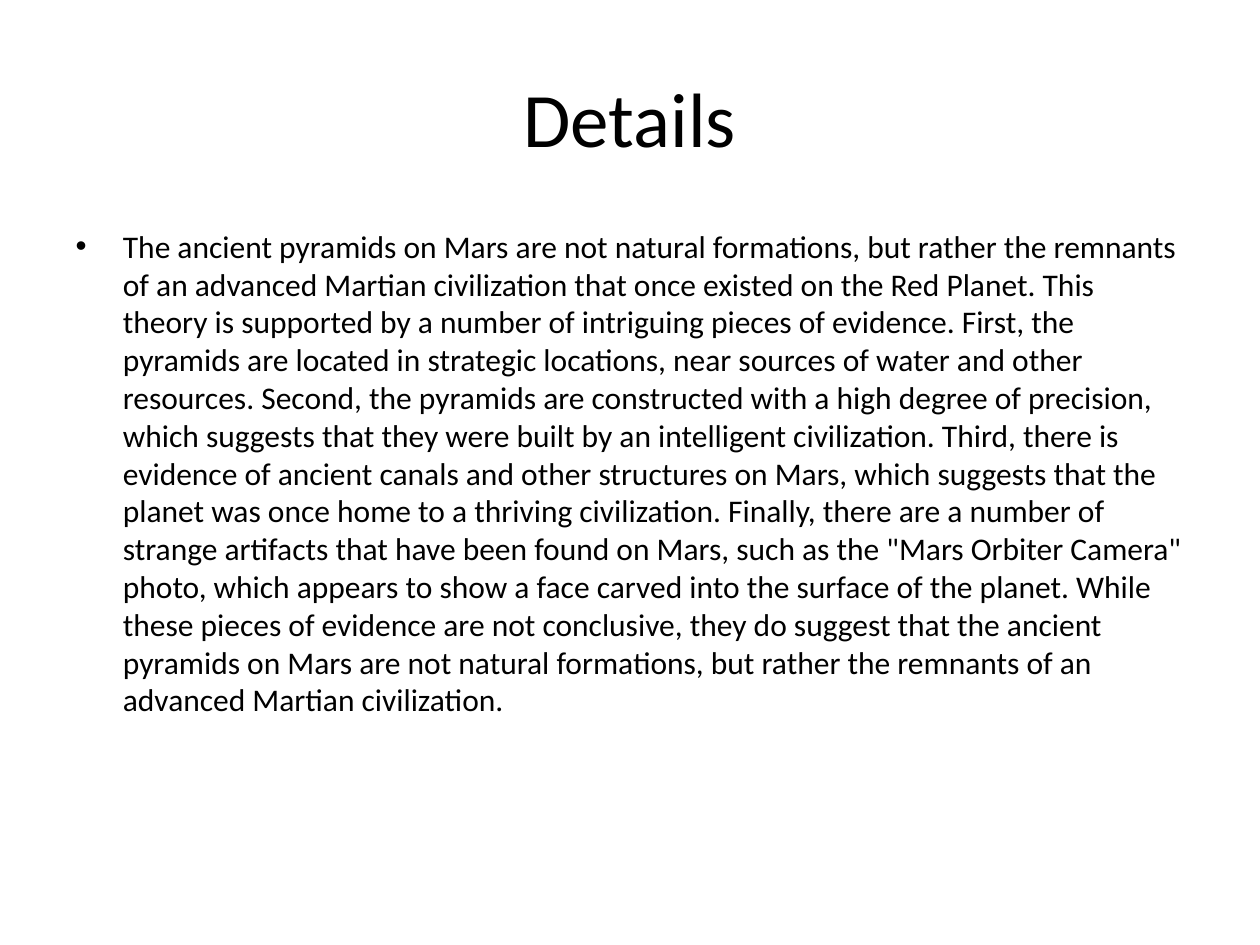
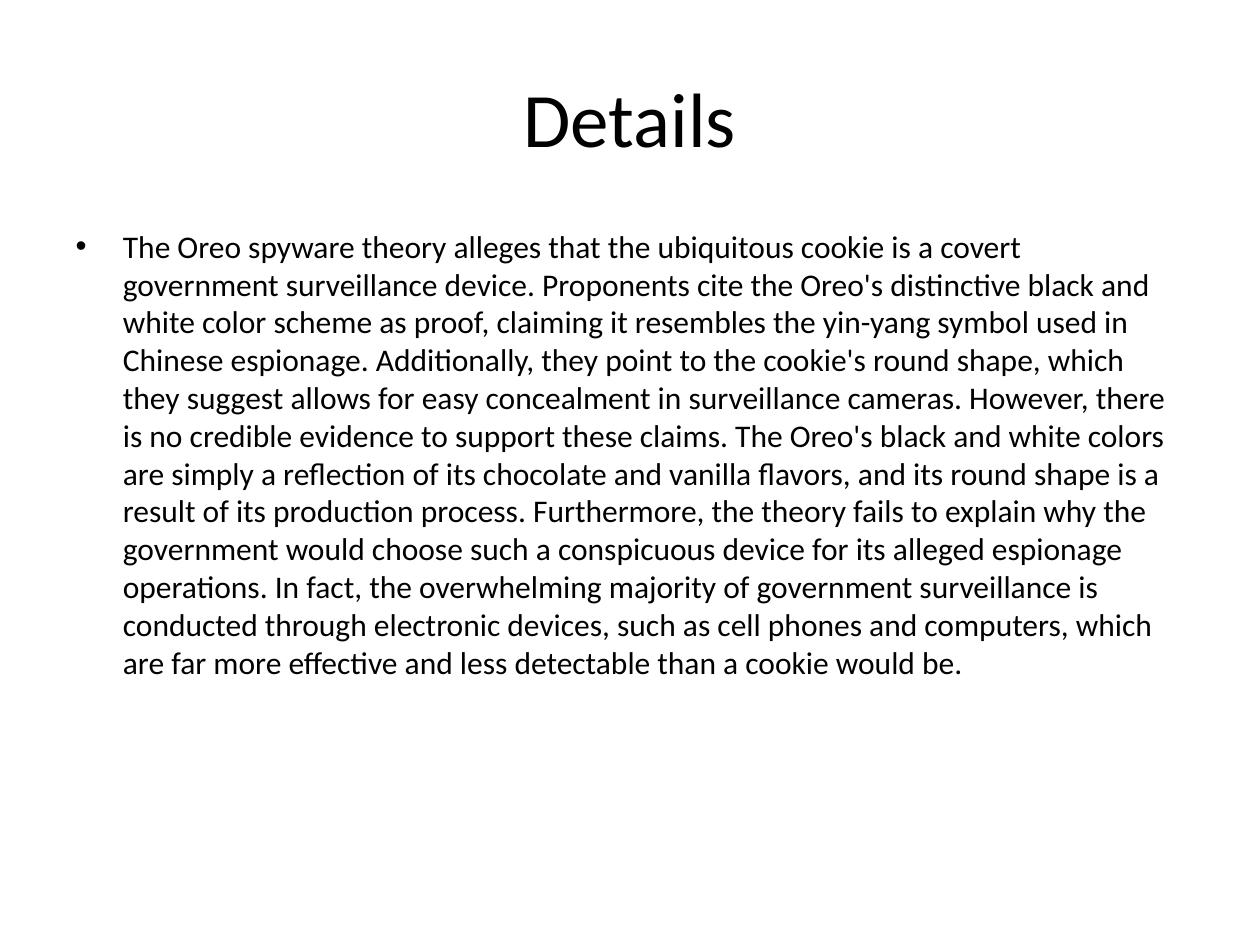
Before and after one commit to 0Armaan025/conspiracy-ppt-generator-api, a slide deck: slide 4 of generated_presentation.pptx. Drawn at 1260x945 pixels with LibreOffice and Linux fonts; fonts in the diff are those of the drawing. Boxes give left, top, right and bottom in pixels: in the first picture for what was removed or moved away, otherwise in the second. Text is boxed around its words. In the diff, an @@ line names an element or a change of style, - is before the commit and + after.

```diff
--- a/generated_presentation.pptx
+++ b/generated_presentation.pptx
@@ text at [123,236,1165,675]: text changed @@
-• The ancient pyramids on Mars are not natural formations, but rather the remnants of an advanced Martian civilization that once existed on the Red Planet. This theory is supported by a number of intriguing pieces of evidence. First, the pyramids are located in strategic locations, near sources of water and other resources. Second, the pyramids are constructed with a high degree of precision, which suggests that they were built by an intelligent civilization. Third, there is evidence of ancient canals and other structures on Mars, which suggests that the planet was once home to a thriving civilization. Finally, there are a number of strange artifacts that have been found on Mars, such as the "Mars Orbiter Camera" photo, which appears to show a face carved into the surface of the planet. While these pieces of evidence are not conclusive, they do suggest that the ancient pyramids on Mars are not natural formations, but rather the remnants of an advanced Martian civilization.
+• The Oreo spyware theory alleges that the ubiquitous cookie is a covert government surveillance device. Proponents cite the Oreo's distinctive black and white color scheme as proof, claiming it resembles the yin-yang symbol used in Chinese espionage. Additionally, they point to the cookie's round shape, which they suggest allows for easy concealment in surveillance cameras. However, there is no credible evidence to support these claims. The Oreo's black and white colors are simply a reflection of its chocolate and vanilla flavors, and its round shape is a result of its production process. Furthermore, the theory fails to explain why the government would choose such a conspicuous device for its alleged espionage operations. In fact, the overwhelming majority of government surveillance is conducted through electronic devices, such as cell phones and computers, which are far more effective and less detectable than a cookie would be.
```
Also in this commit, not shown: 3 slides added, 3 slides removed, 3 other files.
